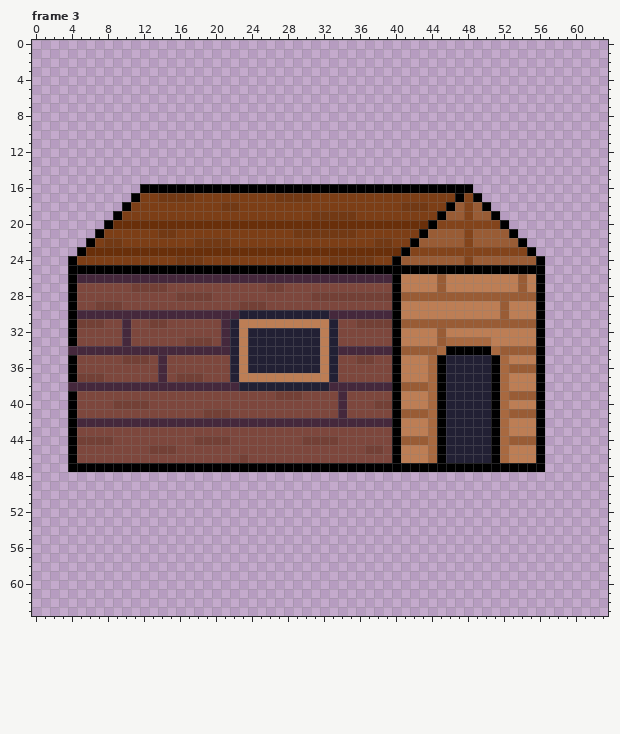
Edited in one commit: pixel-art file (save_da_village/assets/Envrioment/House.aseprite). The first picture shows the starting point.
64x64 pixels, 3 frames. Shown: frame 3. The old version is drawn lined up with the new one.
After:
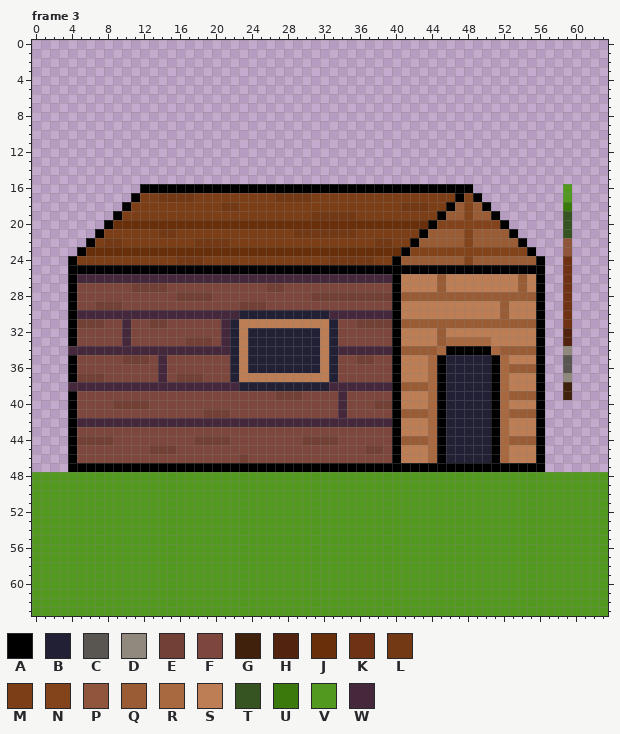
Palette (. is transparent): A #000000  B #222034  C #595652  D #91897d  E #734036  F #7d473d  G #40210b  H #522410  J #692f0a  K #703215  L #723914  M #7c3e16  N #83441b  P #8f563b  Q #995c35  R #a86940  S #bd7e55  T #365421  U #3a7a0c  V #529920  W #45283c
Log entry: Houses can be placed
Difference:
whole drawing moved by -4,-16 (the old picture is shown already moved)
Changed rows in their new state; - is an unchanged pixel.
Frame 3:
first column x 59:
16 V
17 V
18 U
19 T
20 T
21 T
22 P
23 P
24 K
25 K
26 K
27 K
28 K
29 K
30 K
31 K
32 H
33 H
34 D
35 C
36 C
37 D
38 G
39 G
first column x 0:
48 VVVVVVVVVVVVVVVVVVVVVVVVVVVVVVVVVVVVVVVVVVVVVVVVVVVVVVVVVVVVVVVV
49 VVVVVVVVVVVVVVVVVVVVVVVVVVVVVVVVVVVVVVVVVVVVVVVVVVVVVVVVVVVVVVVV
50 VVVVVVVVVVVVVVVVVVVVVVVVVVVVVVVVVVVVVVVVVVVVVVVVVVVVVVVVVVVVVVVV
51 VVVVVVVVVVVVVVVVVVVVVVVVVVVVVVVVVVVVVVVVVVVVVVVVVVVVVVVVVVVVVVVV
52 VVVVVVVVVVVVVVVVVVVVVVVVVVVVVVVVVVVVVVVVVVVVVVVVVVVVVVVVVVVVVVVV
53 VVVVVVVVVVVVVVVVVVVVVVVVVVVVVVVVVVVVVVVVVVVVVVVVVVVVVVVVVVVVVVVV
54 VVVVVVVVVVVVVVVVVVVVVVVVVVVVVVVVVVVVVVVVVVVVVVVVVVVVVVVVVVVVVVVV
55 VVVVVVVVVVVVVVVVVVVVVVVVVVVVVVVVVVVVVVVVVVVVVVVVVVVVVVVVVVVVVVVV
56 VVVVVVVVVVVVVVVVVVVVVVVVVVVVVVVVVVVVVVVVVVVVVVVVVVVVVVVVVVVVVVVV
57 VVVVVVVVVVVVVVVVVVVVVVVVVVVVVVVVVVVVVVVVVVVVVVVVVVVVVVVVVVVVVVVV
58 VVVVVVVVVVVVVVVVVVVVVVVVVVVVVVVVVVVVVVVVVVVVVVVVVVVVVVVVVVVVVVVV
59 VVVVVVVVVVVVVVVVVVVVVVVVVVVVVVVVVVVVVVVVVVVVVVVVVVVVVVVVVVVVVVVV
60 VVVVVVVVVVVVVVVVVVVVVVVVVVVVVVVVVVVVVVVVVVVVVVVVVVVVVVVVVVVVVVVV
61 VVVVVVVVVVVVVVVVVVVVVVVVVVVVVVVVVVVVVVVVVVVVVVVVVVVVVVVVVVVVVVVV
62 VVVVVVVVVVVVVVVVVVVVVVVVVVVVVVVVVVVVVVVVVVVVVVVVVVVVVVVVVVVVVVVV
63 VVVVVVVVVVVVVVVVVVVVVVVVVVVVVVVVVVVVVVVVVVVVVVVVVVVVVVVVVVVVVVVV
